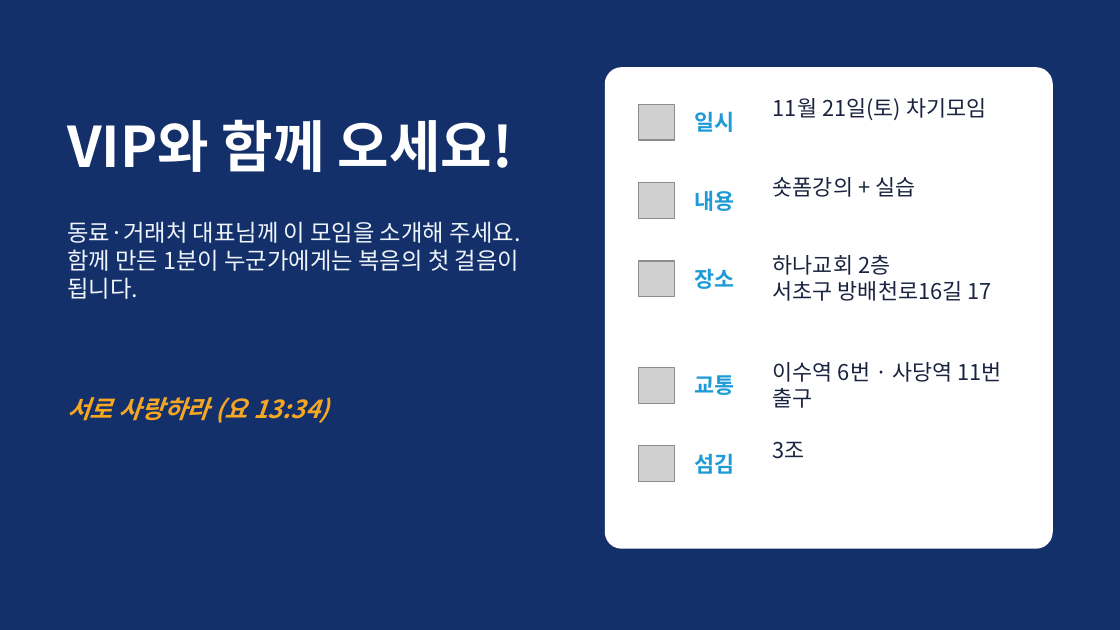
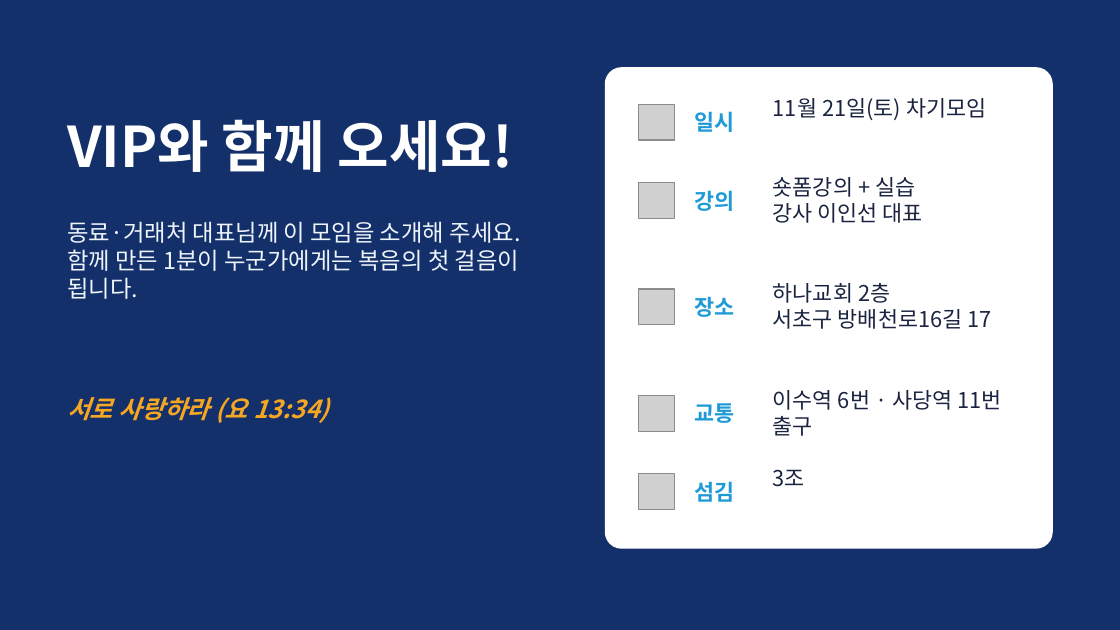
Before and after one commit to aspirinx79-crypto/cmo, a slide deck: slide 9 of docs/cbmc/숏폼강의_예고_20261107.pptx (slide 8 before the commit). Drawn at 1120x630 pixels with LibreOffice and Linux fonts; fonts in the diff are those of the drawing; grey boxes stand for pictures. Boxes give left, top, right and bottom in pixels: in the first picture for what was removed or moved away, otherwise in the second. Text is boxed around its words. In the diff, an @@ line names an element or a change of style, - is before the commit and + after.

```diff
--- a/docs/cbmc/숏폼강의_예고_20261107.pptx
+++ b/docs/cbmc/숏폼강의_예고_20261107.pptx
@@ text at (694, 190, 734, 211): text changed @@
-내용
+강의
@@ text at (773, 203, 923, 223): paragraph added @@
+강사 이인선 대표
@@ 6 texts, 3 pictures: place and size @@
-6 texts, 3 pictures at (638, 255, 1001, 482)
+6 texts, 3 pictures at (638, 283, 1001, 510)
```
Also in this commit, not shown: 1 other slide changed, 1 slide added, 2 other files.
